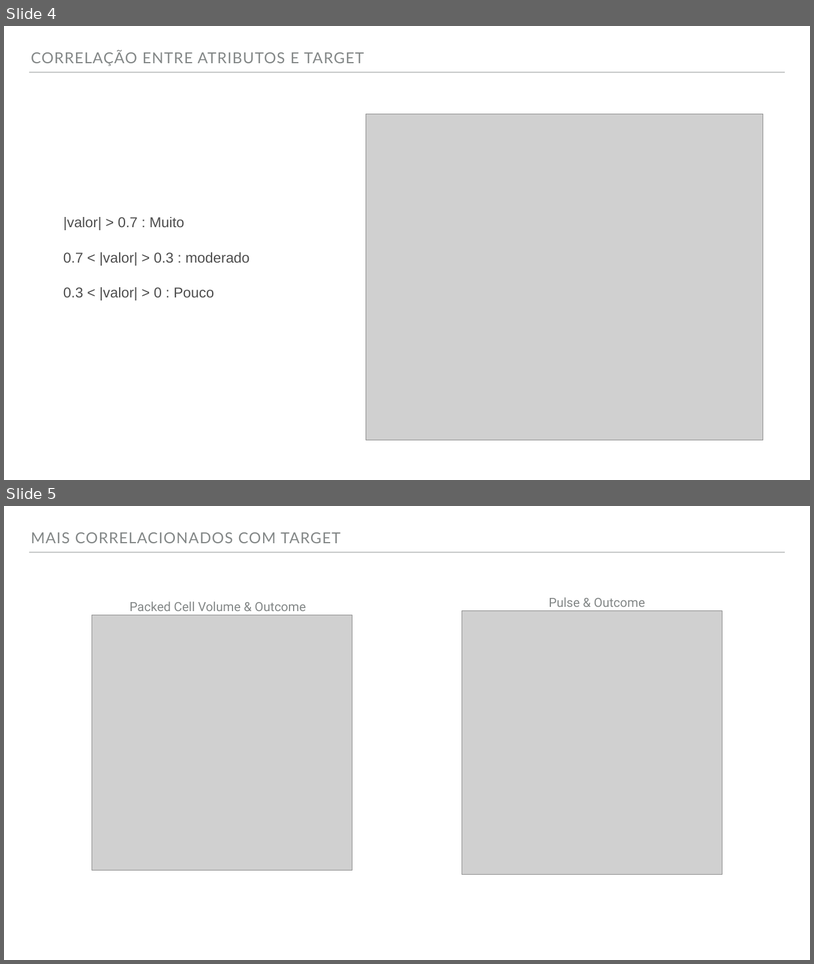
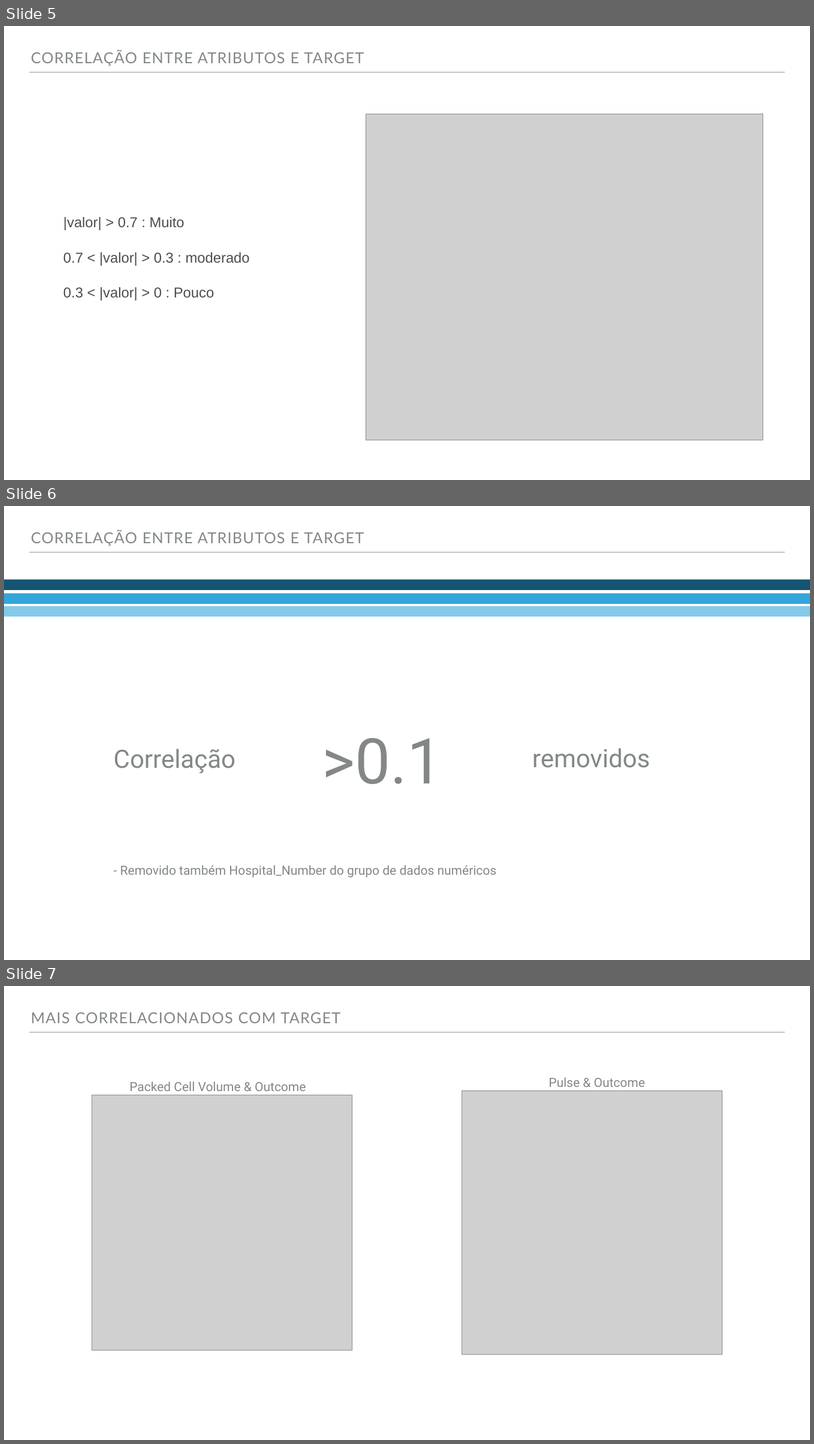
Before and after one commit to anafalcao/Int_computacional, a slide deck: horse_life.pptx. Shown one above the other, each under a label of ours: slides 4 and 5 before the commit, slides 5, 6 and 7 after it. The pictures are 814x964 and 814x1444 pixels, drawn with LibreOffice and Linux fonts; fonts in the diff are those of the drawing; grey boxes stand for pictures. Boxes give left, top, right and bottom in pixels: in the first picture for what was removed or moved away, otherwise in the second. Text is boxed around its words. In the diff, an @@ line names an element or a change of style, - is before the commit and + after.

```diff
--- a/horse_life.pptx
+++ b/horse_life.pptx
@@ slide 6 added at box(4, 506, 810, 960), background #FFFFFF; not listed: 1 template element that a slide beside it also shows @@
@@ text added at box(31, 530, 364, 546), 36 pt, text #838787 @@
+CORRELAÇÃO ENTRE ATRIBUTOS E TARGET
@@ rectangle added at box(4, 593, 810, 604), fill #34A5DA @@
@@ rectangle added at box(4, 579, 810, 590), fill #155472 @@
@@ rectangle added at box(4, 606, 810, 616), fill #85C9E9 @@
@@ text added at box(323, 738, 443, 784), 150 pt, text #838787 @@
+>0.1
@@ text added at box(114, 748, 236, 773), 60 pt, text #838787 @@
+Correlação
@@ text added at box(533, 748, 650, 768), 60 pt, text #838787 @@
+removidos
@@ text added at box(120, 865, 497, 877), 30 pt, text #838787 @@
+- Removido também Hospital_Number do grupo de dados numéricos
@@ what was slide 4 is now slide 5 @@
@@ what was slide 5 is now slide 7 @@
```
Also in this commit, not shown: 3 other slides added.
